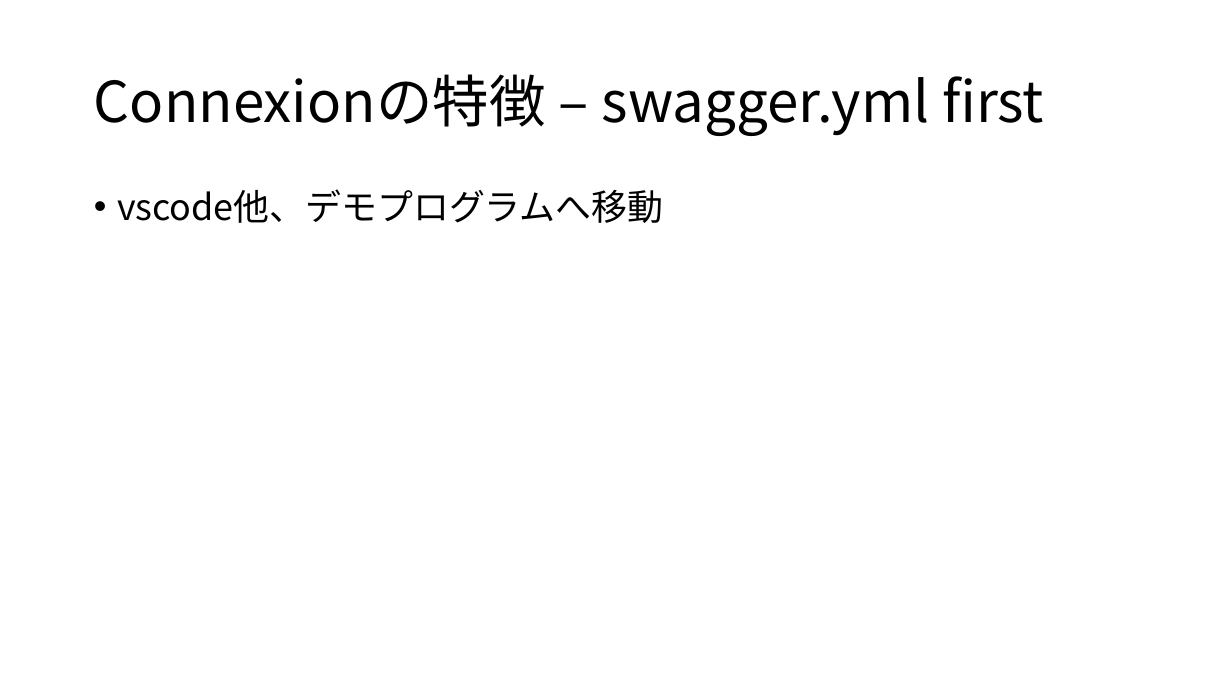
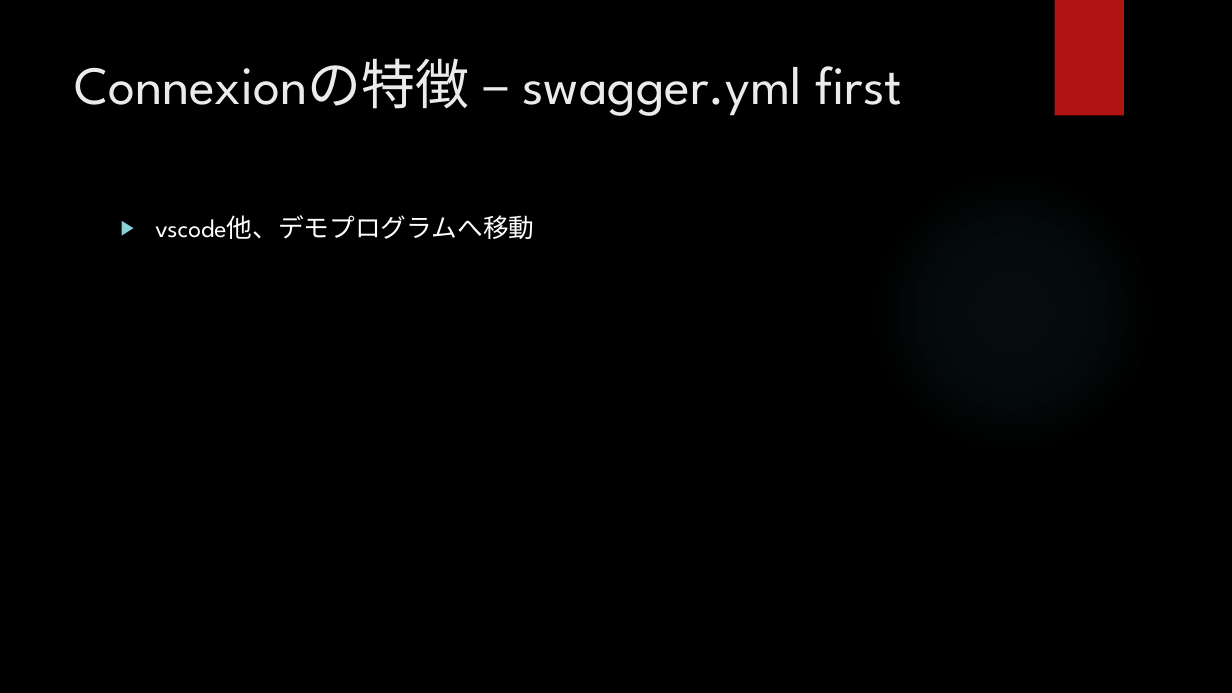
Before and after one commit to ainamori/pyconjp, a slide deck: slide 9 of Spec-driven development for REST API.pptx (slide 8 before the commit). Drawn at 1232x693 pixels with LibreOffice and Linux fonts; fonts in the diff are those of the drawing; background and template pictures are left out. Boxes give left, top, right and bottom in pixels: in the first picture for what was removed or moved away, otherwise in the second. Text is boxed around its words. In the diff, an @@ line names an element or a change of style, - is before the commit and + after.

Commit message:
Update slide
Change background and some messages.

```diff
--- a/Spec-driven development for REST API.pptx
+++ b/Spec-driven development for REST API.pptx
@@ background #FFFFFF to picture (left out) @@
@@ rectangle added at (x1=1055, y1=0, x2=1124, y2=116), fill #B01513 @@
@@ title "Connexionの特徴 – swagger.yml first" moved from (x1=94, y1=74, x2=1044, y2=136) to (x1=75, y1=58, x2=902, y2=116) @@
@@ title "Connexionの特徴 – swagger.yml first" at (x1=75, y1=58, x2=902, y2=116): size 44 to 42 pt, font Noto Sans CJK JP to League Spartan, text colour #000000 to #EBEBEB; line spacing 0.9 to 1; vertical alignment middle to top @@
@@ ellipse added at (x1=870, y1=169, x2=1154, y2=454), fill gradient #50B9C1 @@
@@ text "vscode他、デモプログラムへ移動" moved from (x1=117, y1=189, x2=663, y2=223) to (x1=155, y1=215, x2=534, y2=239) @@
@@ text "vscode他、デモプログラムへ移動" at (x1=155, y1=215, x2=534, y2=239): size 28 to 20 pt, font Noto Sans CJK JP to League Spartan, text colour #000000 to #FFFFFF; bullet • to ▶; line spacing 0.9 to 1 @@
```
Also in this commit, not shown: 9 other slides changed, 1 slide added.
